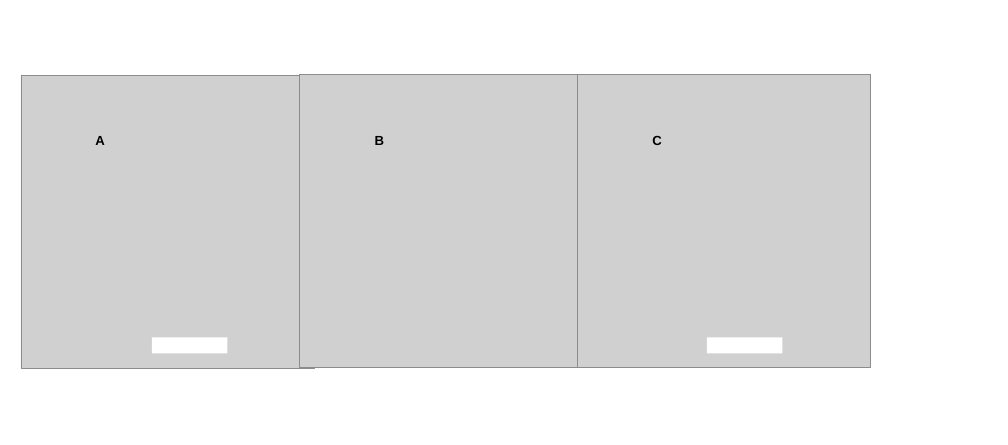
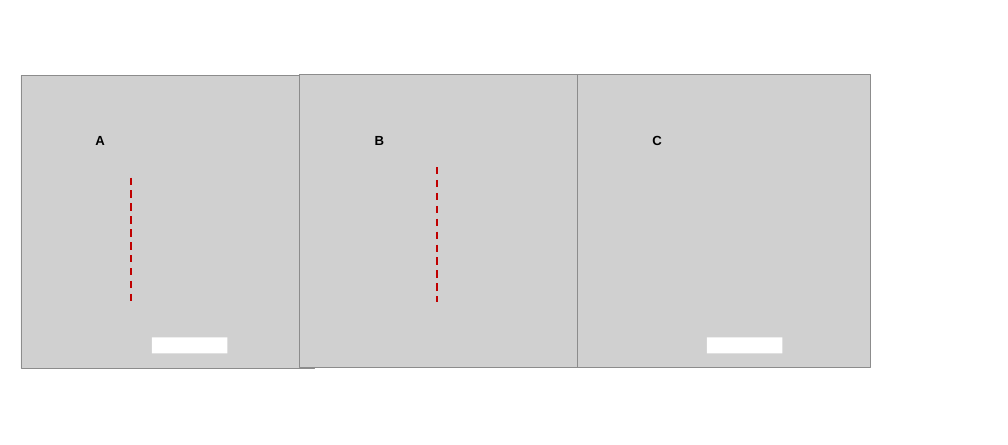
Before and after one commit to tschwemmer/MenidiaOA, a slide deck: slide 1 of Pcrit Experiment/Post defense work/Editing Fig 3.pptx. Drawn at 1008x445 pixels with LibreOffice and Linux fonts; fonts in the diff are those of the drawing; grey boxes stand for pictures. Boxes give left, top, right and bottom in pixels: in the first picture for what was removed or moved away, otherwise in the second. Text is boxed around its words. In the diff, an @@ line names an element or a change of style, - is before the commit and + after.

```diff
--- a/Pcrit Experiment/Post defense work/Editing Fig 3.pptx
+++ b/Pcrit Experiment/Post defense work/Editing Fig 3.pptx
@@ line added from (131, 177) to (131, 302), #C00000 2.25 pt dashed @@
@@ line added from (437, 167) to (437, 301), #C00000 2.25 pt dashed @@
```
Also in this commit, not shown: 8 other files.
